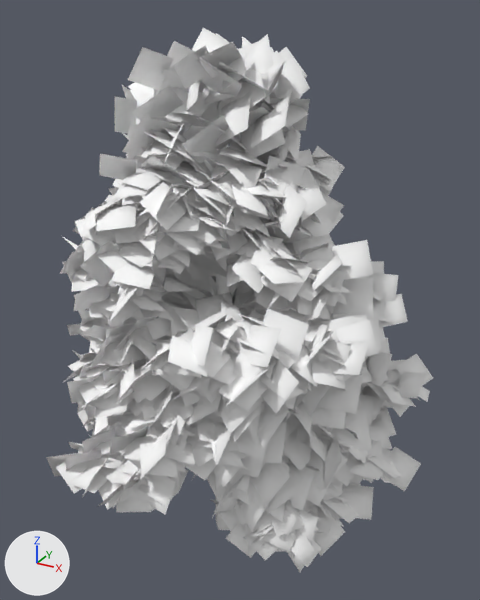
The glTF model public/baked/lafayette-square/trees/blackgum/skeleton-1-lod2.glb as it was, and as the next commit left it.
Camera for both pictures: a 50 mm camera at (6.86, -11.78, 12.36) aimed at (0.26, 0.22, 6.36). Every picture has the same lights, and +X, +Y and +Z are marked at lower left. The picture after the commit comes second. Where no turn or scale is listed for an object, it has been applied to the vertices. Vertices at exactly the same position are counted once.

In view in the first picture: 'blackgum_1'.
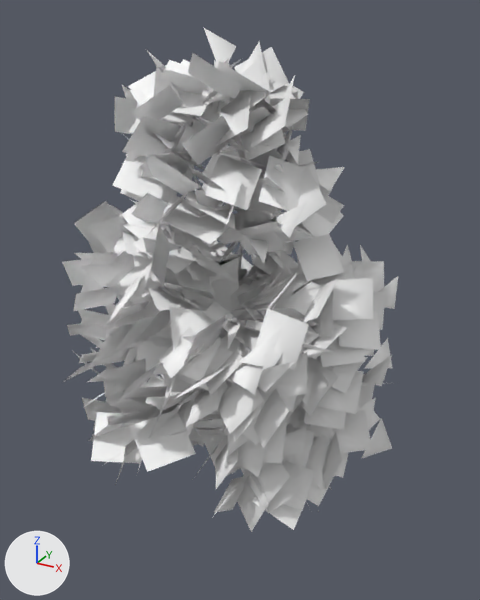
Pixel boxes (x1, y1, x2, y2) of what changed, in the pictures (480 x 600 px):
'blackgum_1', reshaped (13% narrower, 7% shorter)
    before: (46, 27, 433, 572)
    after: (62, 27, 398, 532)
part 1 of me_blackgum_1, deleted
    before: (46, 33, 433, 572)
part 2 of me_blackgum_1, cut back
    before: (62, 27, 398, 532)

Patch to the scene script:
```diff
--- a/public/baked/lafayette-square/trees/blackgum/skeleton-1-lod2.glb.py
+++ b/public/baked/lafayette-square/trees/blackgum/skeleton-1-lod2.glb.py
@@ me_blackgum_1 @@
 # used by ob_blackgum_1; location = (0.0, 0.0, 0.0)
-me_blackgum_1.from_pydata(...)  # 13578 vertices, 11054 faces; spans x -4.26..4.65, y -4.21..4.23, z 0.0..12.0
+me_blackgum_1.from_pydata(...)  # 2730 vertices, 1457 faces; spans x -4.03..3.77, y -3.63..3.82, z 1.7..12.0
+# me_blackgum_1 part 1: 2027 loose pieces with 10139 vertices, spanning x -4.26..4.65, y -4.21..4.23, z 1.05..11.92, are deleted
+# me_blackgum_1 part 2: 753 vertices removed from x -3.55..3.32, y -3.17..3.4, z 0.0..11.61; 44 vertices added at x -3.15..2.9, y -2.56..2.35, z 1.86..9.09
 me_blackgum_1.materials.append(mat_treeatlas)
```
